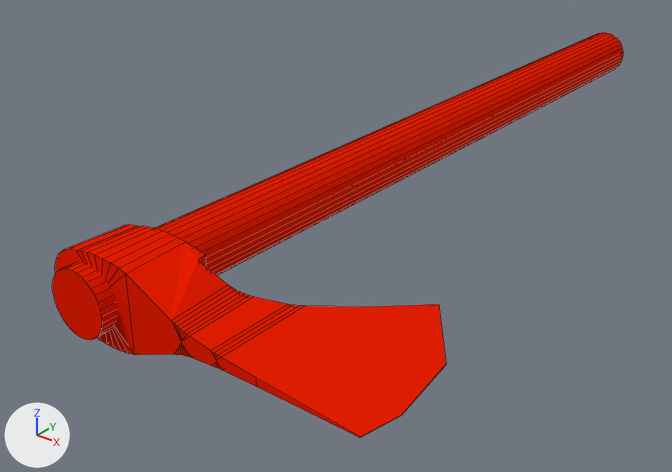
One commit to the Blender file three.js/experiments/Covalent/models/Axe/axe.blend: the scene before it, then after it.
Both versions are drawn from a camera (50 mm lens) standing at (1.83, -1.55, 1.33) and looking at (-0.28, 1.09, -0.3). The axes (+X, +Y, +Z) are drawn at lower left. The lights are the same throughout. Mesh edges are drawn as thin lines.

The older version as bpy lines, for what is in view:
```python
me_cube_001 = bpy.data.meshes.new('Cube.001')
me_cube_001.from_pydata(...)  # 198 vertices, 167 faces; spans x -0.31..0.31, y -1.59..0.87, z -6.87..0.38
me_cube_001.materials.append(mat_material)  # red #e71f01
ob_cube = bpy.data.objects.new('Cube', me_cube_001)
ob_cube.location = (0.019, 0.011, -0.029)
ob_cube.rotation_euler = (-4.712, -1.571, 0.0)  # degrees (-270, -90, 0)
ob_cube.scale = (0.5, 0.5, 0.5)
```
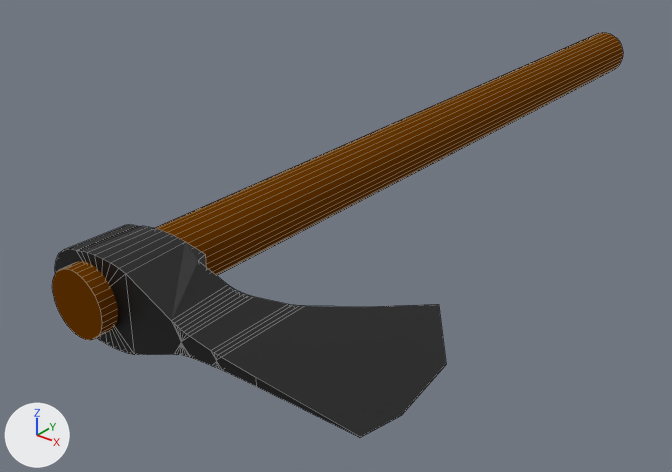
Commit message: axe mat update

What differs and where, as boxes (x1, y1, x2, y2) in the pictures (672 x 472 px):
part 1 of me_cube_001, recoloured (red to black)
    both: (55, 225, 446, 438)
part 2 of me_cube_001, recoloured (red to brown)
    both: (62, 33, 623, 339)
part 3 of me_cube_001, recoloured (red to brown)
    both: (52, 269, 102, 340)

Patch to the scene script:
```diff
--- a/three.js/experiments/Covalent/models/Axe/axe.blend.py
+++ b/three.js/experiments/Covalent/models/Axe/axe.blend.py
@@ mat_metal @@
+mat_metal = principled_material('Metal')
+mat_metal.base_color = (0.0537, 0.0537, 0.0537)  # black #424242
+mat_metal.metallic = 1.0
@@ mat_wood @@
+mat_wood = diffuse_material('Wood')
+mat_wood.base_color = (0.141, 0.0383, 0.0)  # brown #693700
@@ me_cube_001 @@
 me_cube_001.from_pydata(...)  # 198 vertices, 167 faces; spans x -0.31..0.31, y -1.59..0.87, z -6.87..0.38
 # used by ob_cube; location = (0.019, 0.011, -0.029); rotation_euler = (-4.712, -1.571, 0.0), in degrees (-270, -90, 0); scale = (0.5, 0.5, 0.5)
+# me_cube_001 part 1: all 133 faces centred in x -0.3..0.3, y -1.56..0.86, z -0.78..0.31 switch from mat_material (red #e71f01) to mat_metal (black #414141)
+# me_cube_001 part 2: all 32 faces centred in x -0.22..0.22, y 0.27..0.72, z -3.25 switch from mat_material (red #e71f01) to mat_wood (brown #693700)
+# me_cube_001 part 3: the 1 face centred in x 0.0, y 0.5, z 0.38 switches from mat_material (red #e71f01) to mat_wood (brown #693700)
```
